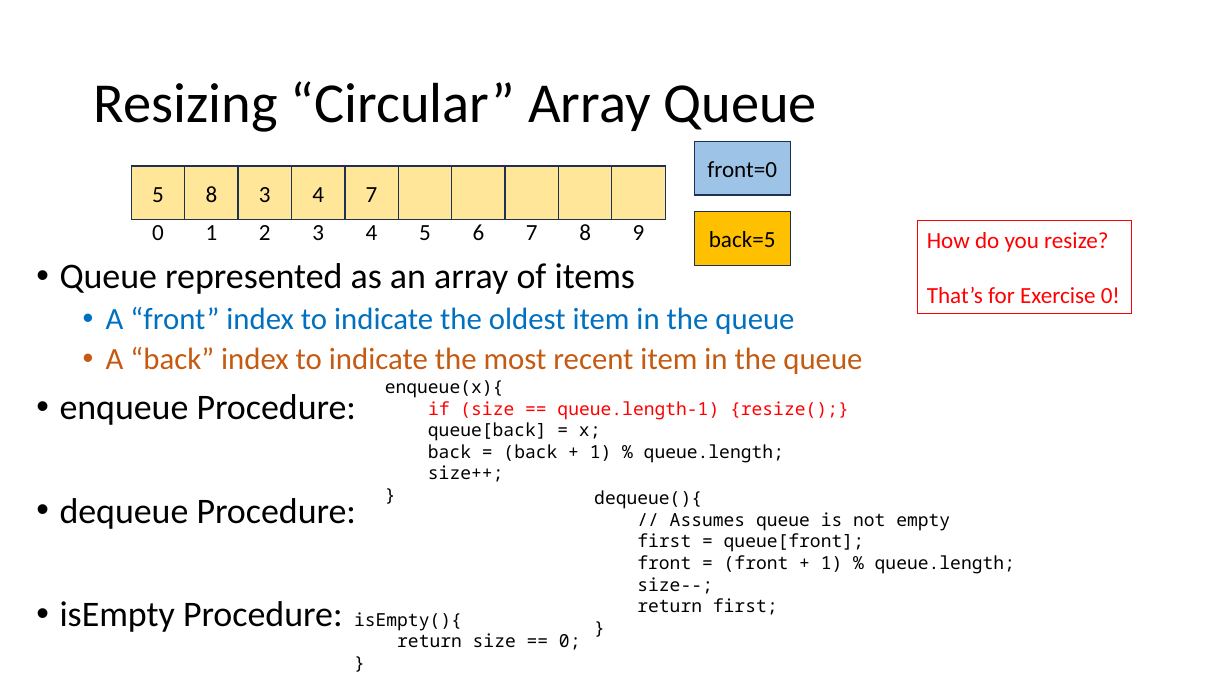
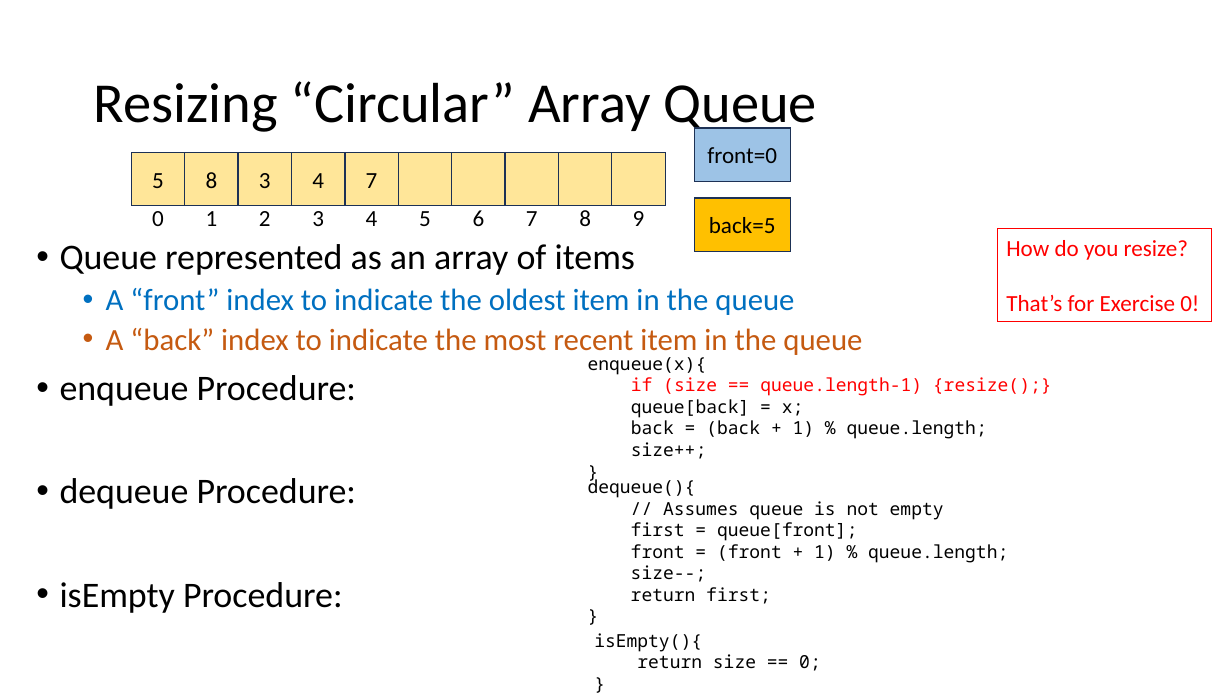
Before and after one commit to natebrunelle/cse332, a slide deck: slide 9 of markdown/files/slides/lecture2_analysis1.pptx (slide 7 before the commit). Drawn at 1232x693 pixels with LibreOffice and Linux fonts; fonts in the diff are those of the drawing. Boxes give left, top, right and bottom in pixels: in the first picture for what was removed or moved away, otherwise in the second. Text is boxed around its words. In the diff, an @@ line names an element or a change of style, - is before the commit and + after.

```diff
--- a/markdown/files/slides/lecture2_analysis1.pptx
+++ b/markdown/files/slides/lecture2_analysis1.pptx
@@ 12 rectangles, 10 texts moved together from (x1=131, y1=141, x2=790, y2=265) to (x1=131, y1=128, x2=790, y2=251) @@
@@ text "Queue represented as an array ..." moved from (x1=60, y1=263, x2=862, y2=632) to (x1=60, y1=244, x2=862, y2=613) @@
@@ rectangle "How do you resize? That’s ..." moved from (x1=918, y1=221, x2=1132, y2=314) to (x1=997, y1=228, x2=1212, y2=322) @@
@@ text "enqueue(x){" moved from (x1=385, y1=380, x2=849, y2=482) to (x1=588, y1=357, x2=1052, y2=459) @@
@@ text "dequeue(){" moved from (x1=594, y1=490, x2=1015, y2=615) to (x1=588, y1=476, x2=1008, y2=604) @@
@@ text "isEmpty(){" moved from (x1=354, y1=612, x2=581, y2=650) to (x1=594, y1=633, x2=821, y2=671) @@
```
Also in this commit, not shown: 10 other slides changed, 2 slides added, 4 other files.
